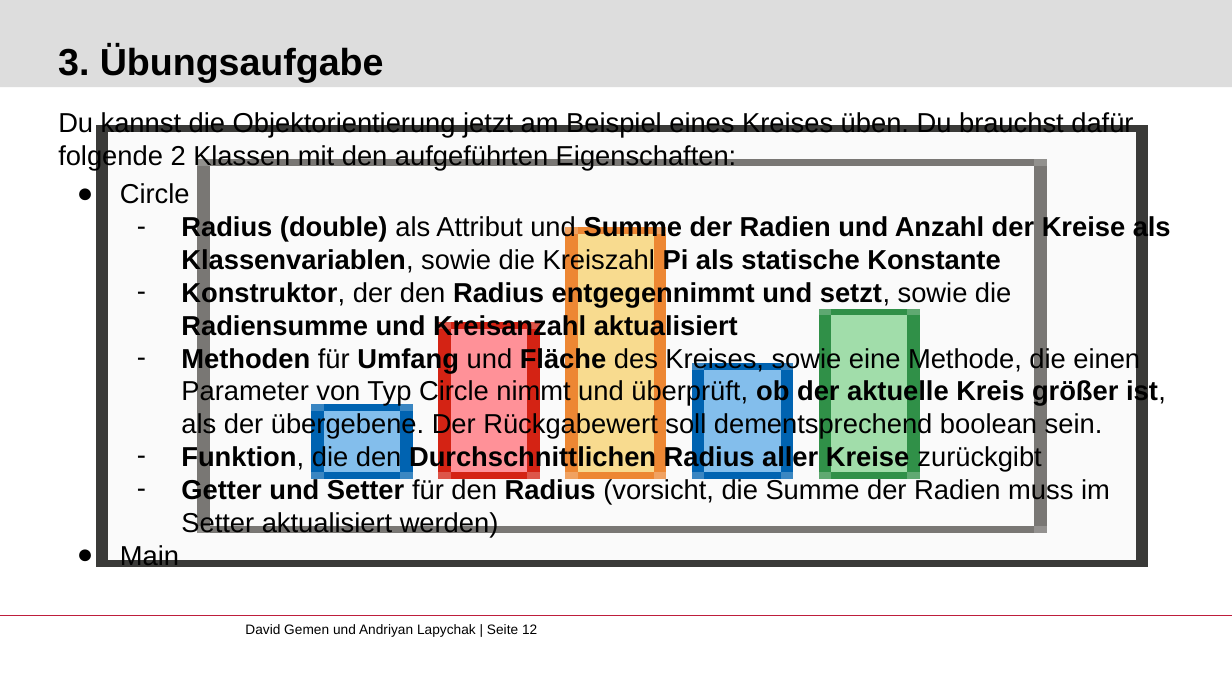
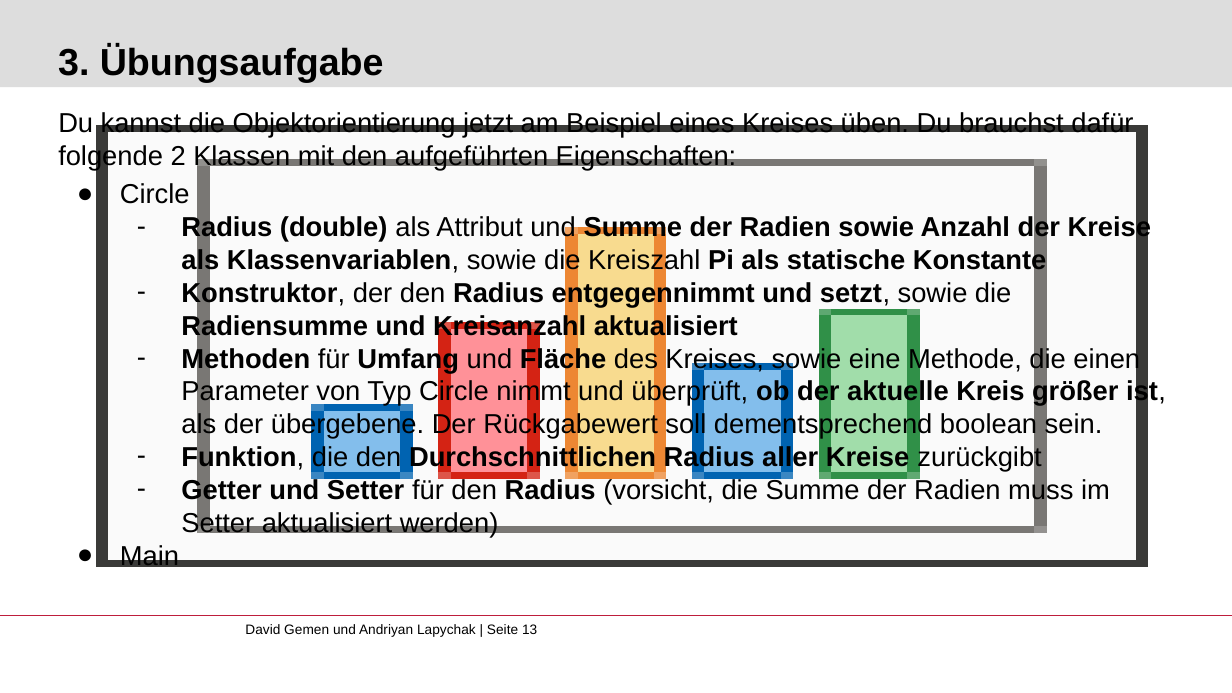
Before and after one commit to gemdav/Programmieren-1-Tutorium, a slide deck: slide 13 of slides/05_object_orientation.pptx (slide 12 before the commit). Drawn at 1232x693 pixels with LibreOffice and Linux fonts; fonts in the diff are those of the drawing; background and template pictures are left out. Boxes give left, top, right and bottom in pixels: in the first picture for what was removed or moved away, otherwise in the second. Text is boxed around its words. In the diff, an @@ line names an element or a change of style, - is before the commit and + after.

```diff
--- a/slides/05_object_orientation.pptx
+++ b/slides/05_object_orientation.pptx
@@ text at (x1=181, y1=215, x2=1151, y2=275): text changed @@
-  – Radius (double) als Attribut und Summe der Radien und Anzahl der Kreise als Klassenvariablen, sowie die Kreiszahl Pi als statische Konstante
+  – Radius (double) als Attribut und Summe der Radien sowie Anzahl der Kreise als Klassenvariablen, sowie die Kreiszahl Pi als statische Konstante
@@ text at (x1=245, y1=624, x2=537, y2=637): text changed @@
-David Gemen und Andriyan Lapychak | Seite 12
+David Gemen und Andriyan Lapychak | Seite 13
```
Also in this commit, not shown: 6 other slides changed, 1 slide added, 2 other files.
